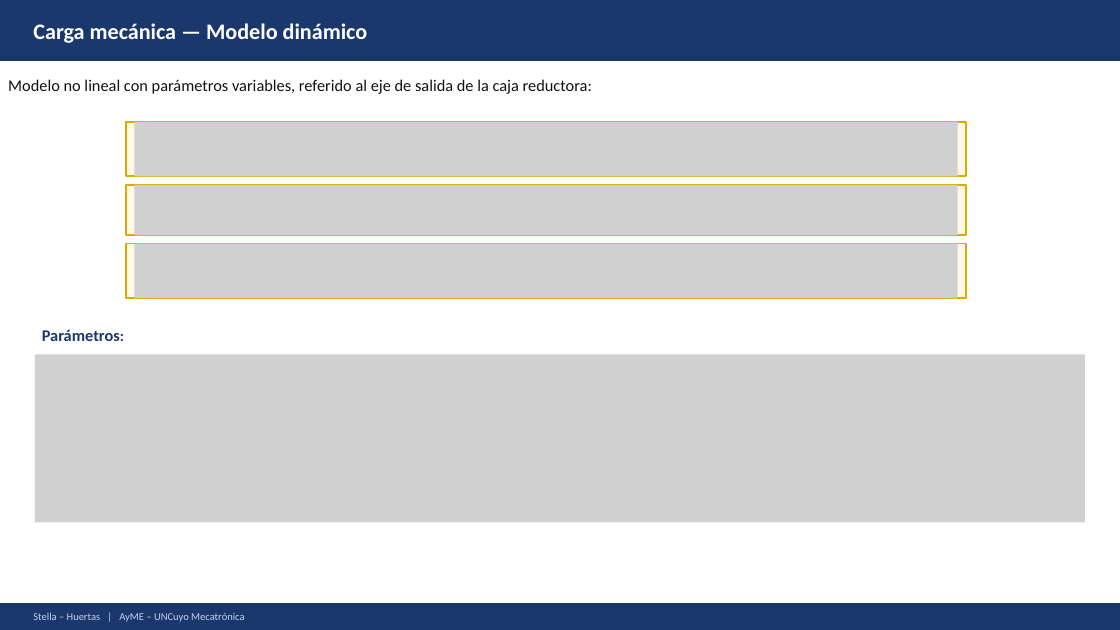
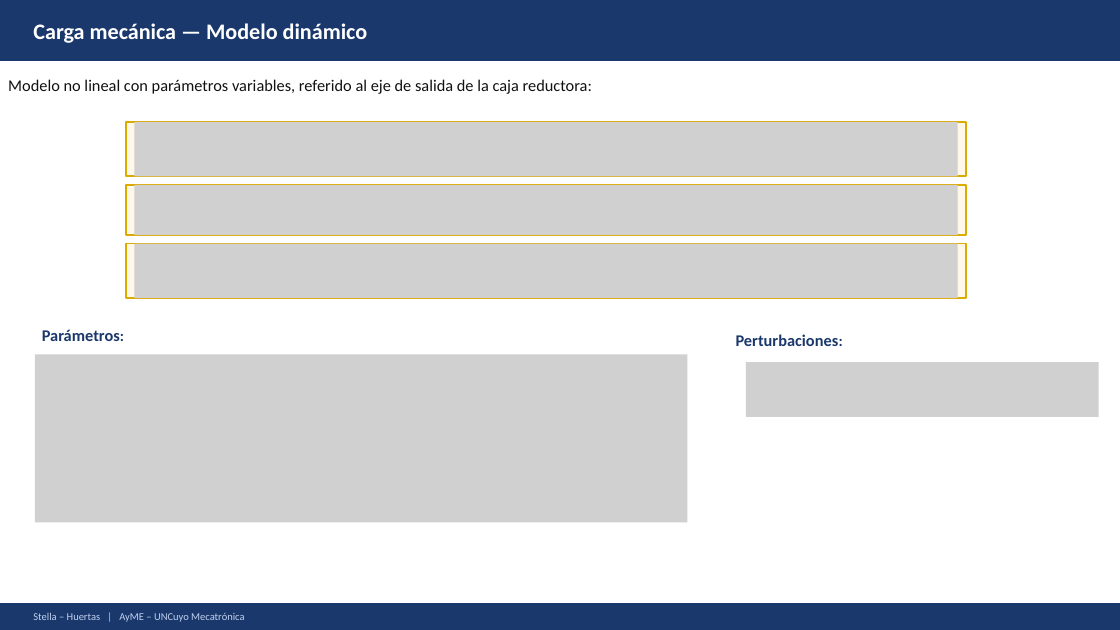
Before and after one commit to Juan-Stella/Automatica-y-maquinas-electricas-final, a slide deck: slide 6 of Presentación/AyME_Stella_Huertas_Presentacion_Correcciones_reducido.pptx. Drawn at 1120x630 pixels with LibreOffice and Linux fonts; fonts in the diff are those of the drawing; grey boxes stand for pictures. Boxes give left, top, right and bottom in pixels: in the first picture for what was removed or moved away, otherwise in the second. Text is boxed around its words. In the diff, an @@ line names an element or a change of style, - is before the commit and + after.

```diff
--- a/Presentación/AyME_Stella_Huertas_Presentacion_Correcciones_reducido.pptx
+++ b/Presentación/AyME_Stella_Huertas_Presentacion_Correcciones_reducido.pptx
@@ picture: place and size @@
-picture at <box>35,355,1086,523</box>
+picture at <box>35,355,688,523</box>
@@ text added at <box>736,334,839,346</box>, 14 pt, text #1A386B, bold @@
+Perturbaciones:
@@ picture added at <box>746,362,1099,417</box> @@
```
Also in this commit, not shown: 5 other slides changed.
